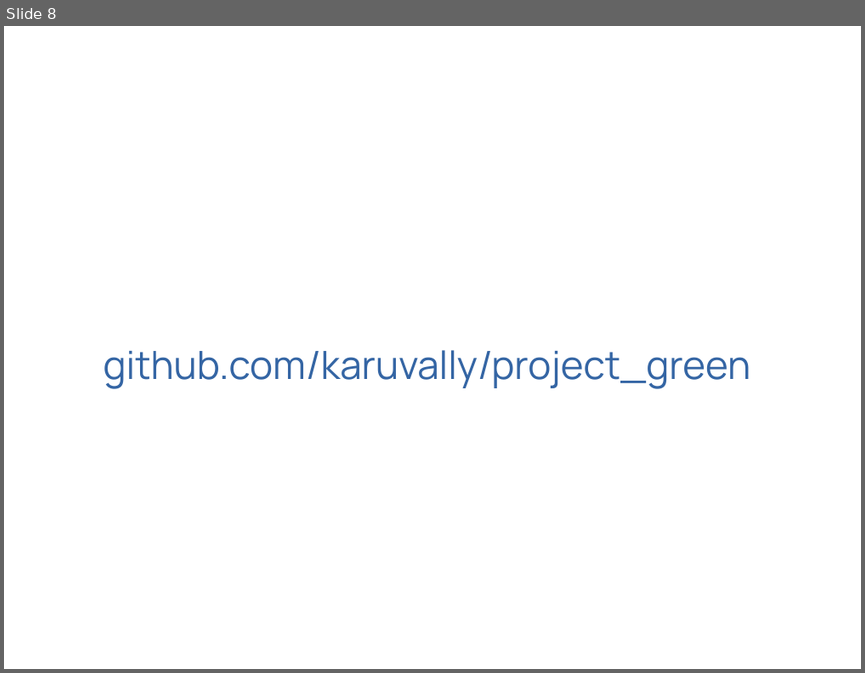
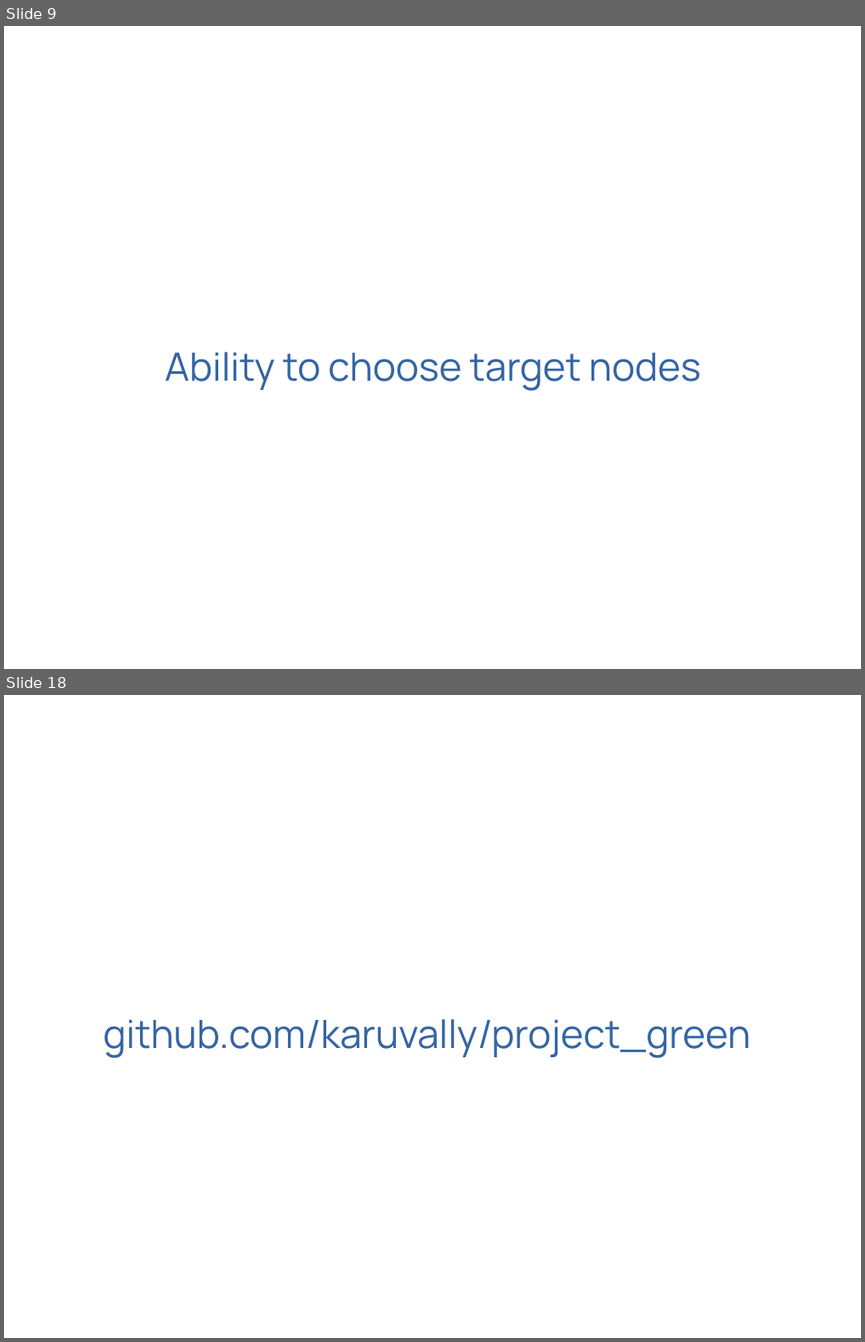
Before and after one commit to karuvally/project_green, a slide deck: docs/phase_ii/slides/review_iii.odp. Shown one above the other, each under a label of ours: slide 8 before the commit, slides 9 and 18 after it; the slides between them are not shown. The pictures are 865x673 and 865x1342 pixels, drawn with LibreOffice and Linux fonts; fonts in the diff are those of the drawing. Boxes give left, top, right and bottom in pixels: in the first picture for what was removed or moved away, otherwise in the second. Text is boxed around its words. In the diff, an @@ line names an element or a change of style, - is before the commit and + after.

```diff
--- a/docs/phase_ii/slides/review_iii.odp
+++ b/docs/phase_ii/slides/review_iii.odp
@@ slide 9 added at (4,26,861,669), background #FFFFFF @@
@@ text added at (165,352,701,391), 36 pt, text #3465A4 @@
+Ability to choose target nodes
@@ what was slide 8 is now slide 18 @@
```
Also in this commit, not shown: 16 other slides added, 7 slides removed, 1 other file.
